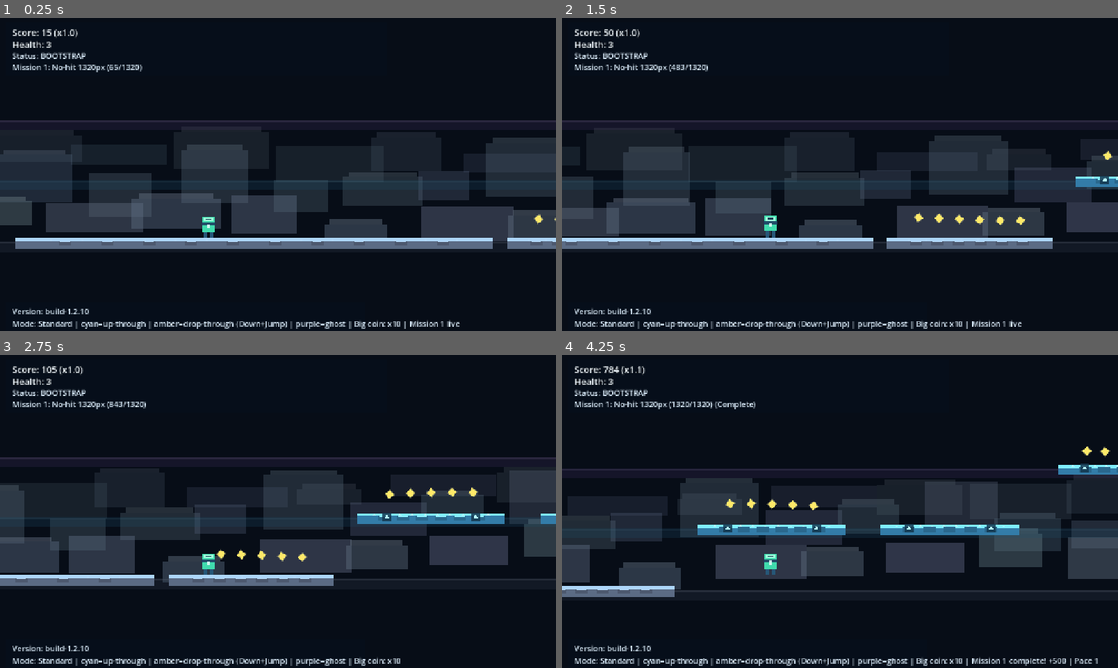
Above: before the commit, frames 1-4 (two rows, left to right).
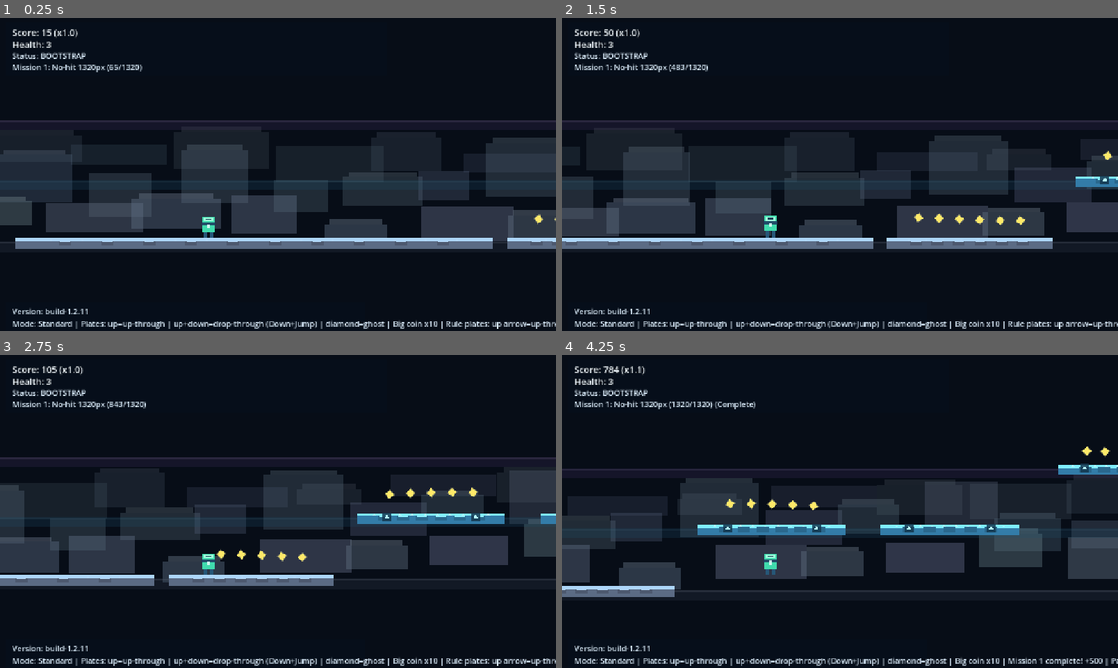
Above: after the commit, the same moments.

Repository: DKE-DEV-33/Endless-Runner-Redux
Game: Godot game, scene res://scenes/Main.tscn
The game is run twice, just before and just after one commit, with the same random seed, the same clock (stepped at 60 frames per second) and the same inputs.
Inputs:
- Up to frame 1 (0.25 s): no input
- Up to frame 2 (1.5 s): tap Enter at 0.5 s; hold Right (ui_right) from 0.53 s (still down); tap Space (jump) at 0.77 s
- Up to frame 3 (2.75 s): tap Space (jump) at 1.52 s; release Right (ui_right) at 2.03 s; hold Left (ui_left) from 2.03 s (still down)
- Up to frame 4 (4.25 s): release Left (ui_left) at 2.78 s; hold Right (ui_right) from 2.78 s (still down); tap Space (jump) at 3.02, 3.77 s

The runs differ from the first frame. In frame 1, 1.2% of the frame differs, in the area x 14-100%, y 92-100%; in frame 2, 1.2%; in frame 3, 1.1%; in frame 4, 1.2%.

Commit message:
Align HUD legend text with platform rule glyphs

Diff:
--- a/scenes/Main.tscn
+++ b/scenes/Main.tscn
@@ -137,7 +137,7 @@
 offset_top = 662.0
 offset_right = 500.0
 offset_bottom = 690.0
-text = "Version: build-1.2.10"
+text = "Version: build-1.2.11"
 label_settings = SubResource("3")
 
 [node name="PauseLayer" type="CanvasLayer" parent="."]
--- a/scripts/main.gd
+++ b/scripts/main.gd
@@ -1,5 +1,5 @@
 extends Node2D
-const BUILD_VERSION: String = "build-1.2.10"
+const BUILD_VERSION: String = "build-1.2.11"
 
 const PLATFORM_THICKNESS: float = 24.0
 const PLAYER_AHEAD_SPAWN: float = 1650.0
@@ -145,6 +145,7 @@
 	status_label.text = "Status: BOOTSTRAP"
 	mission_label.text = _mission_text()
 	_refresh_info_label()
+	_set_info_notice("Rule plates: up arrow=up-through | up+down=drop-through | diamond=ghost", 6.0)
 	version_label.text = "Version: %s" % BUILD_VERSION
 	_setup_pause_ui()
 
@@ -1082,7 +1083,7 @@
 	return clampf(chance, 0.04, 0.90)
 
 func _base_info_text() -> String:
-	return "Mode: %s | cyan=up-through | amber=drop-through (Down+Jump) | purple=ghost | Big coin: x10" % run_mode.capitalize()
+	return "Mode: %s | Plates: up=up-through | up+down=drop-through (Down+Jump) | diamond=ghost | Big coin x10" % run_mode.capitalize()
 
 func _refresh_info_label() -> void:
 	var text: String = _base_info_text()
